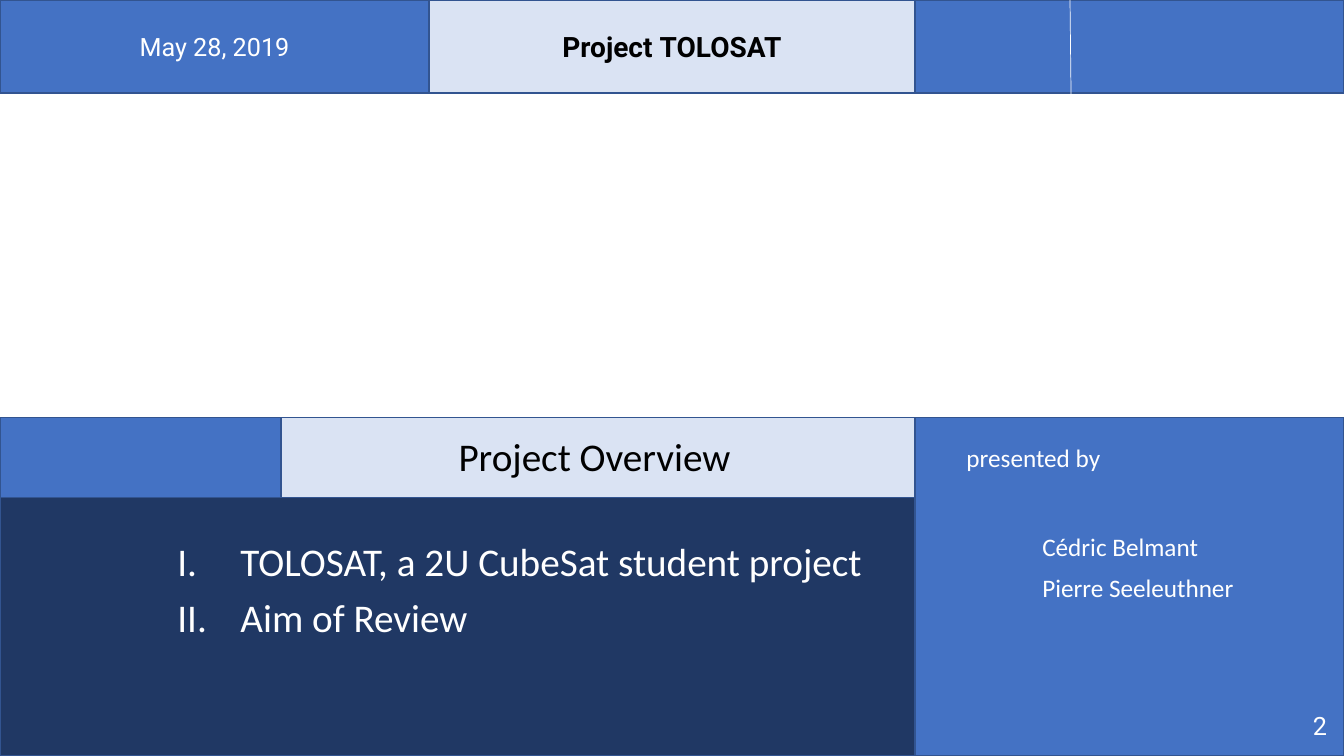
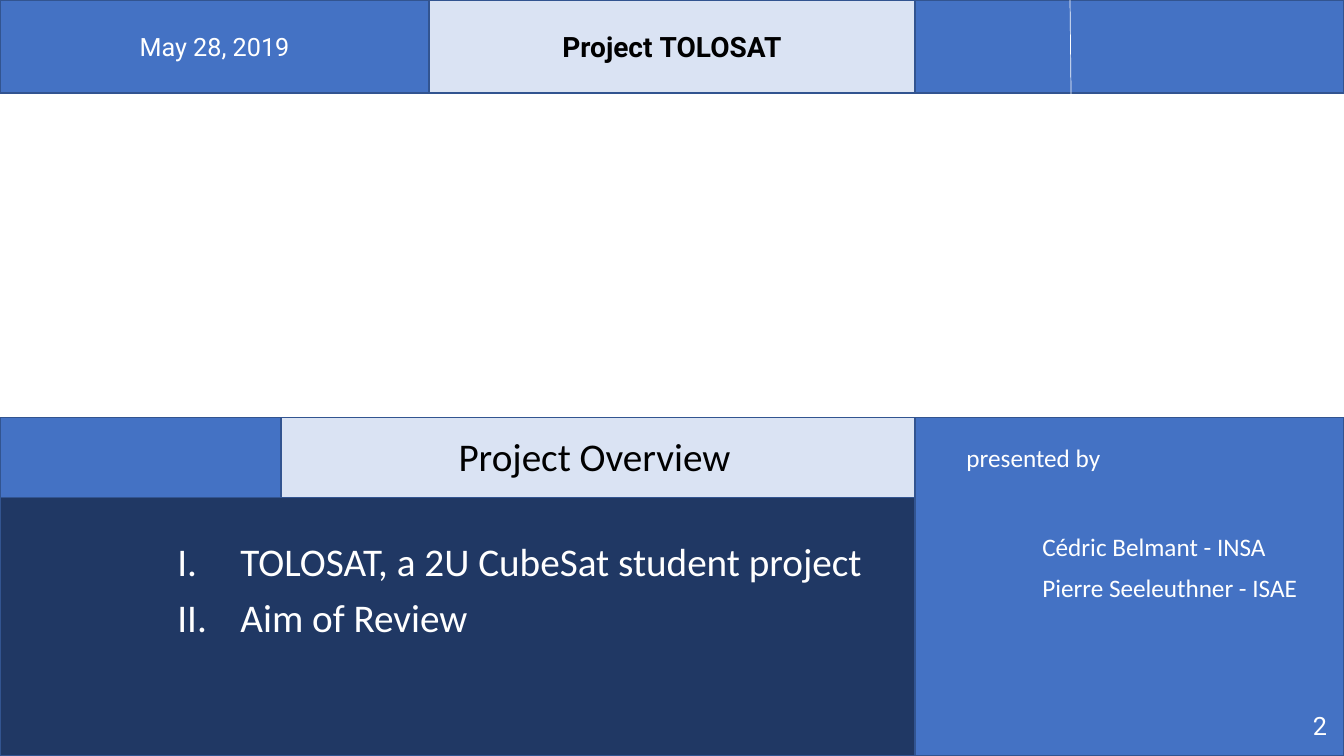
Before and after one commit to belmant/tolosat_systems_engineering, a slide deck: slide 2 of Files/Experts review.pptx. Drawn at 1344x756 pixels with LibreOffice and Linux fonts; fonts in the diff are those of the drawing; background and template pictures are left out. Boxes give left, top, right and bottom in pixels: in the first picture for what was removed or moved away, otherwise in the second. Text is boxed around its words. In the diff, an @@ line names an element or a change of style, - is before the commit and + after.

```diff
--- a/Files/Experts review.pptx
+++ b/Files/Experts review.pptx
@@ text at [1042,538,1297,597]: text changed @@
-Cédric Belmant
-Pierre Seeleuthner
+Cédric Belmant - INSA
+Pierre Seeleuthner - ISAE
```
Also in this commit, not shown: 4 other slides changed, 10 other files.
